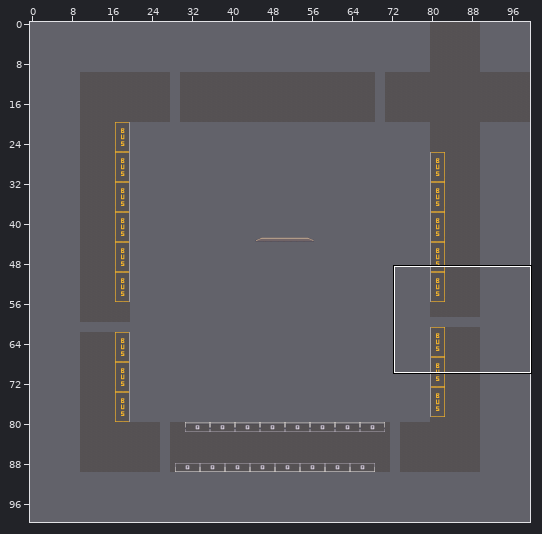
Tiled map (JSON) -- res/maps/Overworld.json. Above: a wide view before the commit, with the close-up outlined.
Close-up. As it was:
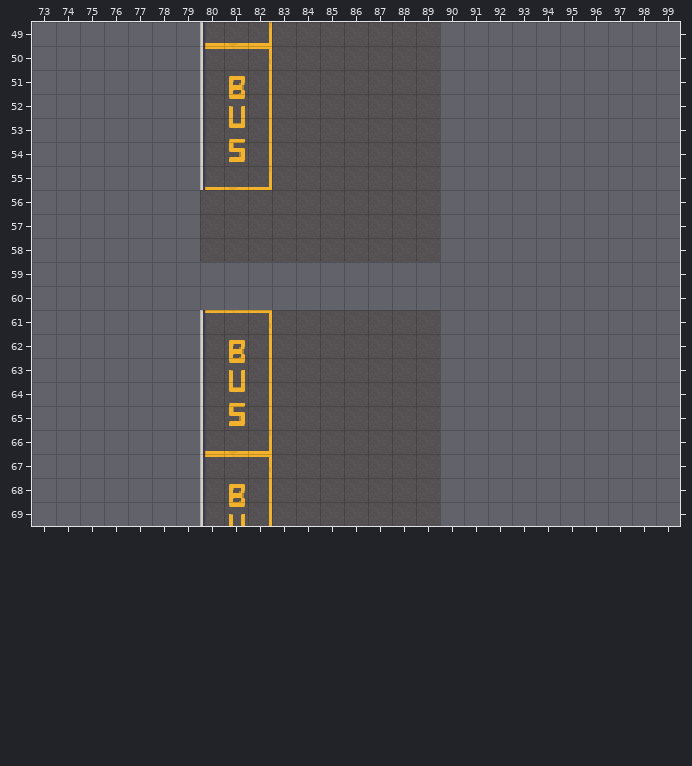
Cells are 16x16 px. Shown: x 73..99, y 49..69. The commit also changed other parts of the map, which this record leaves out.
After the commit:
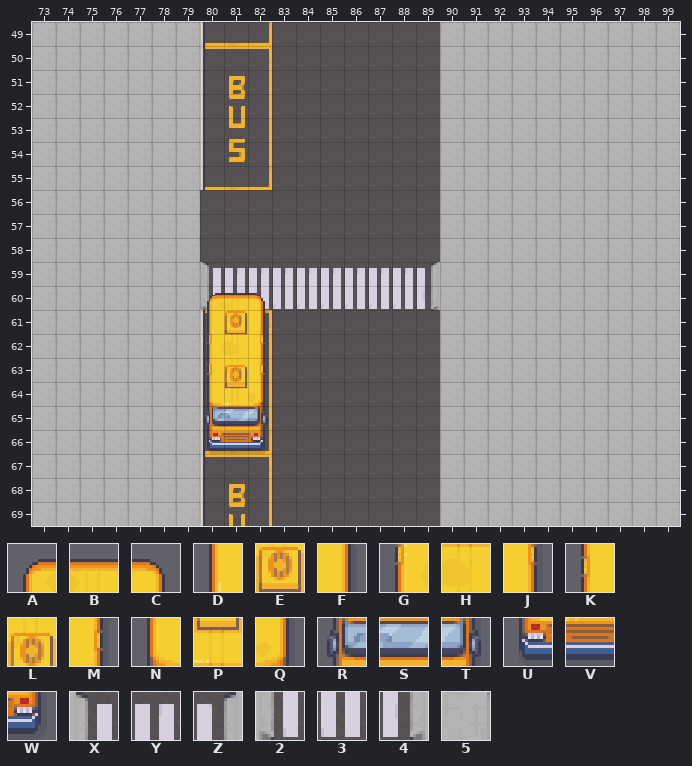
Key: from "Modern_Exteriors_Complete_Tile": A 12516, B 12517, C 12518, D 12692, E 12693, F 12694, G 12868, H 12869, J 12870, K 13044, L 13045, M 13046, N 13220, P 13221, Q 13222, R 13396, S 13397, T 13398, U 13572, V 13573, W 13574, X 26224, Y 26225, Z 26226, 2 26400, 3 26401, 4 26402, 5 26759.
_ is an empty cell.
Tiles of an added or newly shown layer are drawn over the layers below it.
What changed:
Changed rows in their new state; . is an unchanged cell.
Layer "Floor" (now shown):
first column x 73:
49 5555555..........5555555555
50 5555555..........5555555555
51 5555555..........5555555555
52 5555555..........5555555555
53 5555555..........5555555555
54 5555555..........5555555555
55 5555555..........5555555555
56 5555555..........5555555555
57 5555555..........5555555555
58 5555555..........5555555555
59 5555555XYYYYYYYYZ5555555555
60 555555523333333345555555555
61 5555555..........5555555555
62 5555555..........5555555555
63 5555555..........5555555555
64 5555555..........5555555555
65 5555555..........5555555555
66 5555555..........5555555555
67 5555555..........5555555555
68 5555555..........5555555555
69 5555555..........5555555555
Layer "Parked Car" (added):
first column x 80:
60 ABC
61 DEF
62 GHJ
63 KLM
64 NPQ
65 RST
66 UVW
